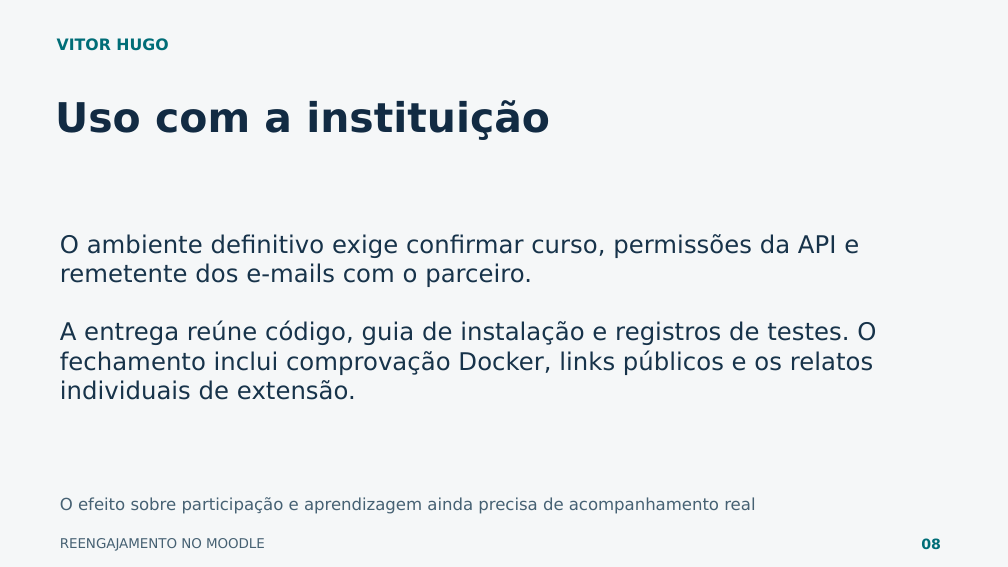
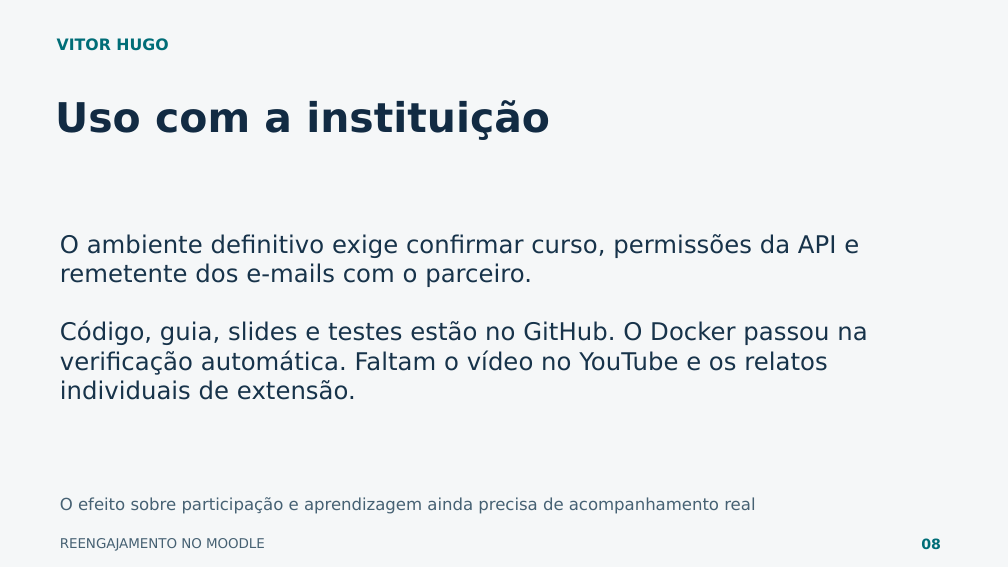
Before and after one commit to Idalencio/reengaja-moodle, a slide deck: slide 8 of entrega/Apresentacao_Reengaja_Moodle.pptx. Drawn at 1008x567 pixels with LibreOffice and Linux fonts; fonts in the diff are those of the drawing. Boxes give left, top, right and bottom in pixels: in the first picture for what was removed or moved away, otherwise in the second. Text is boxed around its words. In the diff, an @@ line names an element or a change of style, - is before the commit and + after.

Commit message:
Atualiza relatório, slides e roteiro com Docker aprovado e evidências [skip ci]

```diff
--- a/entrega/Apresentacao_Reengaja_Moodle.pptx
+++ b/entrega/Apresentacao_Reengaja_Moodle.pptx
@@ text at <box>60,320,867,400</box>: text changed @@
-A entrega reúne código, guia de instalação e registros de testes. O fechamento inclui comprovação Docker, links públicos e os relatos individuais de extensão.
+Código, guia, slides e testes estão no GitHub. O Docker passou na verificação automática. Faltam o vídeo no YouTube e os relatos individuais de extensão.
```
Also in this commit, not shown: 1 other slide changed, 24 other files.
